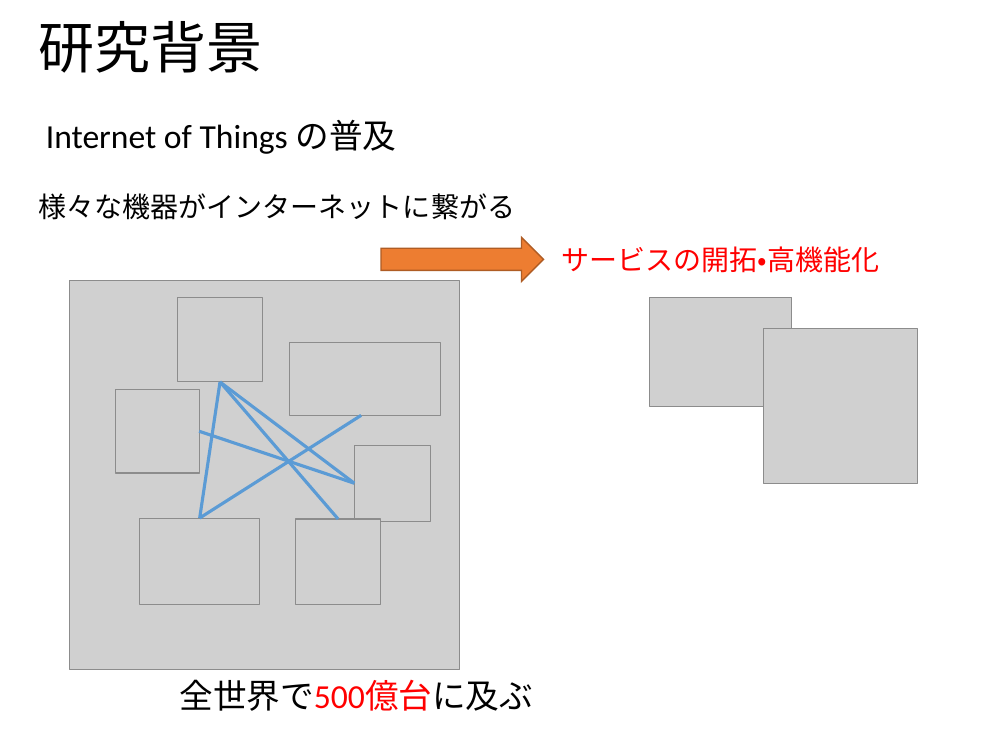
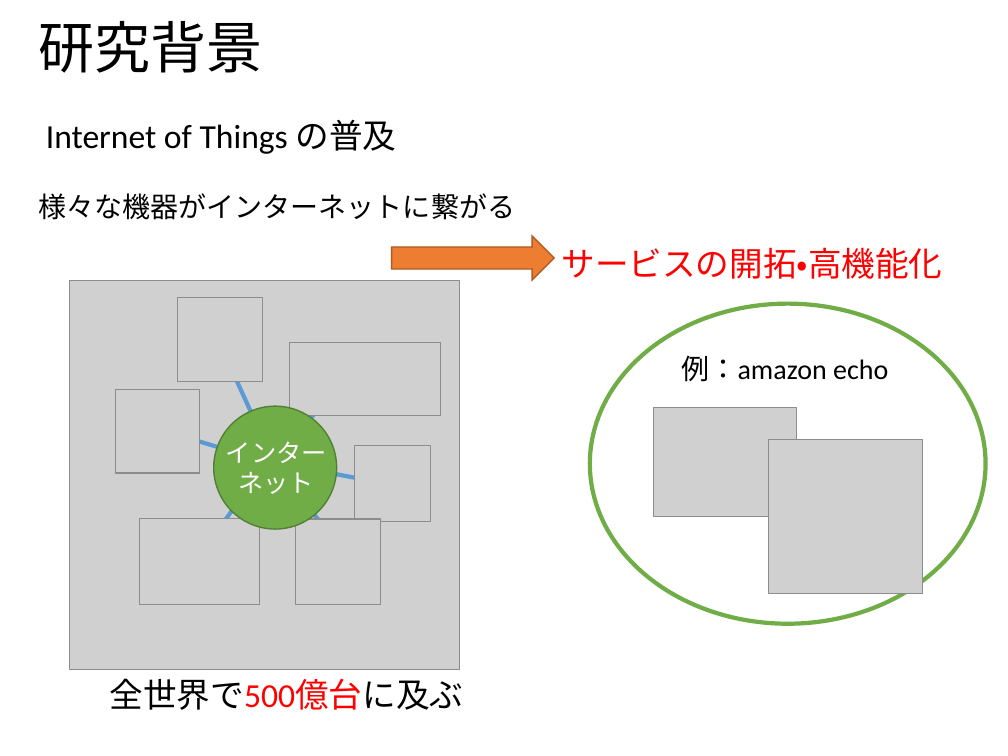
Before and after one commit to ao-megane/LplcOpenDataConverter, a slide deck: slide 2 of LplcOpenDataConverter/LplcOpenDataConverter/プレゼン/多地点カメラを用いた見守りサービスにおける第三者のプライバシデータ流出比の定量評価.pptx. Drawn at 1008x756 pixels with LibreOffice and Linux fonts; fonts in the diff are those of the drawing; grey boxes stand for pictures; background and template pictures are left out. Boxes give left, top, right and bottom in pixels: in the first picture for what was removed or moved away, otherwise in the second. Text is boxed around its words. In the diff, an @@ line names an element or a change of style, - is before the commit and + after.

```diff
--- a/LplcOpenDataConverter/LplcOpenDataConverter/プレゼン/多地点カメラを用いた見守りサービスにおける第三者のプライバシデータ流出比の定量評価.pptx
+++ b/LplcOpenDataConverter/LplcOpenDataConverter/プレゼン/多地点カメラを用いた見守りサービスにおける第三者のプライバシデータ流出比の定量評価.pptx
@@ right arrow: place and size @@
-right arrow at <box>381,237,543,281</box>
+right arrow at <box>392,236,554,280</box>
@@ text "サービスの開拓・高機能化" at <box>562,247,943,279</box>: size 20 to 24 pt @@
@@ ellipse added at <box>590,303,986,624</box>, fill #FFFFFF, outline #70AD47 3 pt @@
@@ line added from (226, 358) to (271, 457), #5B9BD5 3 pt @@
@@ text added at <box>681,355,888,382</box>, 20 pt, text #000000 @@
+例：amazon echo
@@ line removed from (220, 382) to (200, 518) @@
@@ line removed from (338, 519) to (220, 382) @@
@@ line moved from (220, 382) - (354, 483) to (338, 389) - (271, 461) @@
@@ line (338, 389) - (271, 461): stroke #5B9BD5 2.25 pt to #5B9BD5 3 pt @@
@@ ellipse added at <box>214,406,337,529</box>, fill #70AD47, outline #538035 1 pt @@
@@ picture: place and size @@
-picture at <box>649,297,792,406</box>
+picture at <box>654,407,797,516</box>
@@ line added from (177, 434) to (262, 461), #5B9BD5 3 pt @@
@@ text added at <box>226,441,327,494</box>, 18 pt, text #FFFFFF @@
+インターネット
@@ picture: place and size @@
-picture at <box>763,329,917,483</box>
+picture at <box>768,439,922,594</box>
@@ line added from (208, 544) to (265, 465), #5B9BD5 3 pt @@
@@ line moved from (200, 518) - (361, 415) to (338, 542) - (270, 464) @@
@@ line (338, 542) - (270, 464): stroke #5B9BD5 2.25 pt to #5B9BD5 3 pt @@
@@ line moved from (200, 431) - (354, 483) to (381, 483) - (271, 462) @@
@@ line (381, 483) - (271, 462): stroke #5B9BD5 2.25 pt to #5B9BD5 3 pt @@
@@ text "全世界で500億台に及ぶ": place and size @@
-text "全世界で500億台に及ぶ" at <box>180,679,533,711</box>
+text "全世界で500億台に及ぶ" at <box>110,678,463,710</box>
```
Also in this commit, not shown: 18 other slides changed, 5 slides added, 1 slide removed.
